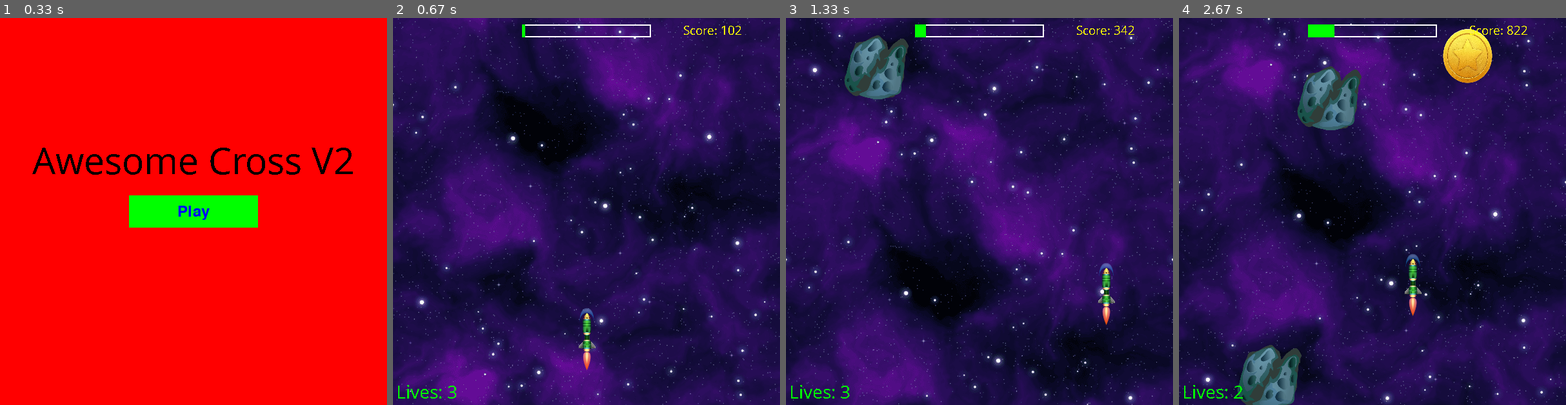
Above: before the commit, frames 1-4 (left to right).
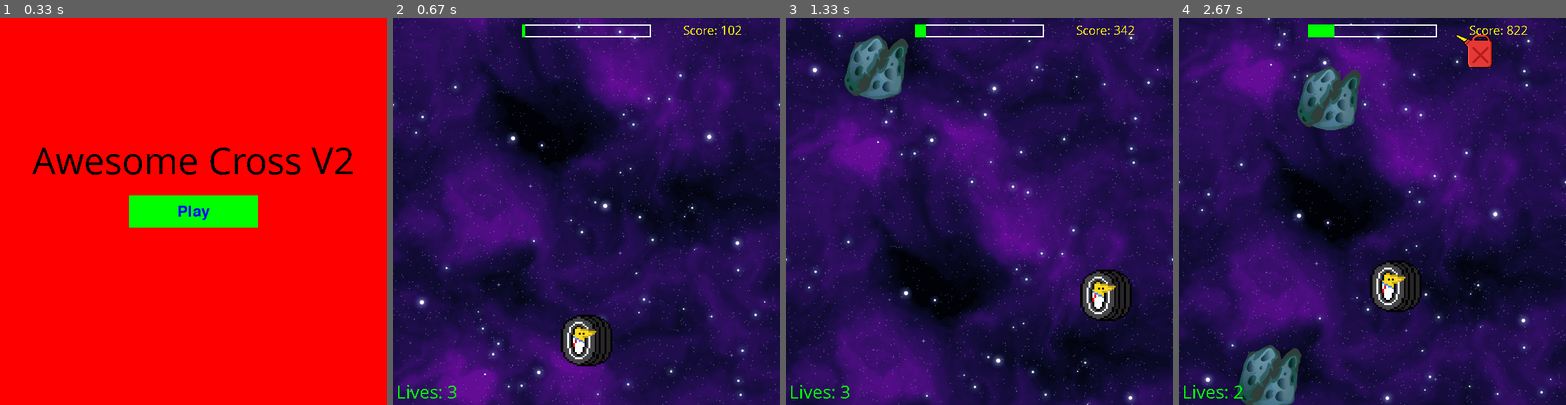
Above: after the commit, the same moments.

Repository: AndrewFagan04/CS_370_AwexomeCross
Game: pygame game, started from Cycle_2/main.py
Same seed, same stepped clock (60 frames per second), same inputs: the game is played once before the commit and once after it.
Inputs:
- Up to frame 1 (0.33 s): no input
- Up to frame 2 (0.67 s): click "Play" at 0.38 s
- Up to frame 3 (1.33 s): hold D 0.67-1.13 s; hold W from 1.17 s (still down)
- Up to frame 4 (2.67 s): release W at 1.47 s; hold D 1.5-1.97 s; hold A 2-2.53 s; hold S from 2.57 s (still down)

Frame 1 is identical in both runs. In frame 2, 1.6% of the frame differs, in the area x 43-57%, y 75-91%; in frame 3, 1.6%; in frame 4, 3.0%, in the area x 49-81%, y 2-77%.

Commit message:
changed player sprite to the cheat, changed powerup sprite to a gas can

Diff:
--- a/Cycle_2/main.py
+++ b/Cycle_2/main.py
@@ -26,7 +26,7 @@
 death_sound = pygame.mixer.Sound(join("Cycle_2/audio","deathSound.wav"))
 hit_sound = pygame.mixer.Sound(join('Cycle_2/audio',"hit.wav"))
 
-player_images = [pygame.transform.scale(pygame.image.load(join('Cycle_2/sprites',f'player{i}.png')).convert_alpha(), (28,103)) for i in range(1, 5)]
+player_images = [pygame.transform.scale(pygame.image.load(join('Cycle_2/sprites',f'cheat{i}.png')).convert_alpha(), (80,80)) for i in range(1, 5)]
 
 #define colours for random rectangles
 GREEN = (0, 255, 0)
--- a/Cycle_2/powerups.py
+++ b/Cycle_2/powerups.py
@@ -7,9 +7,10 @@
     def __init__(self, obstacle_speed, WIDTH, LENGTH):
         super().__init__()
         #self.image = pygame.image.load("C:/Users/Danyal/CS_370_danyalm/CS_370_AwexomeCross/Cycle/sprites/coin.png")
-        self.image = pygame.image.load(join('Cycle_2/sprites',"goldcoin22.png"))
+        self.image = pygame.image.load(join('Cycle_2/sprites',"gas_can2.png"))
+        self.image = self.image.convert_alpha()
+        self.image = pygame.transform.scale(self.image, (100, 100))
 
-        self.image = pygame.transform.scale(self.image, (150, 90))
         self.rect = self.image.get_rect()
         self.rect.x = random.randint(0, WIDTH - self.rect.width)
         self.rect.y = -self.rect.height
Binary file added: Cycle_2/sprites/cheat1.png
Binary file added: Cycle_2/sprites/cheat2.png
Binary file added: Cycle_2/sprites/cheat3.png
Binary file added: Cycle_2/sprites/cheat4.png
Binary file added: Cycle_2/sprites/gas_can2.png
